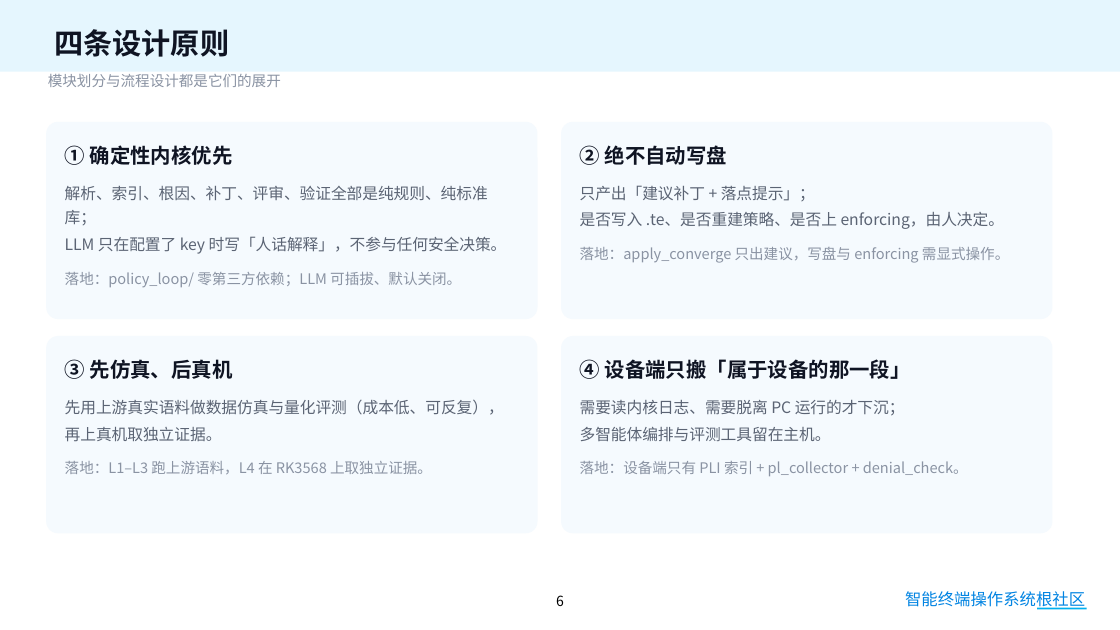
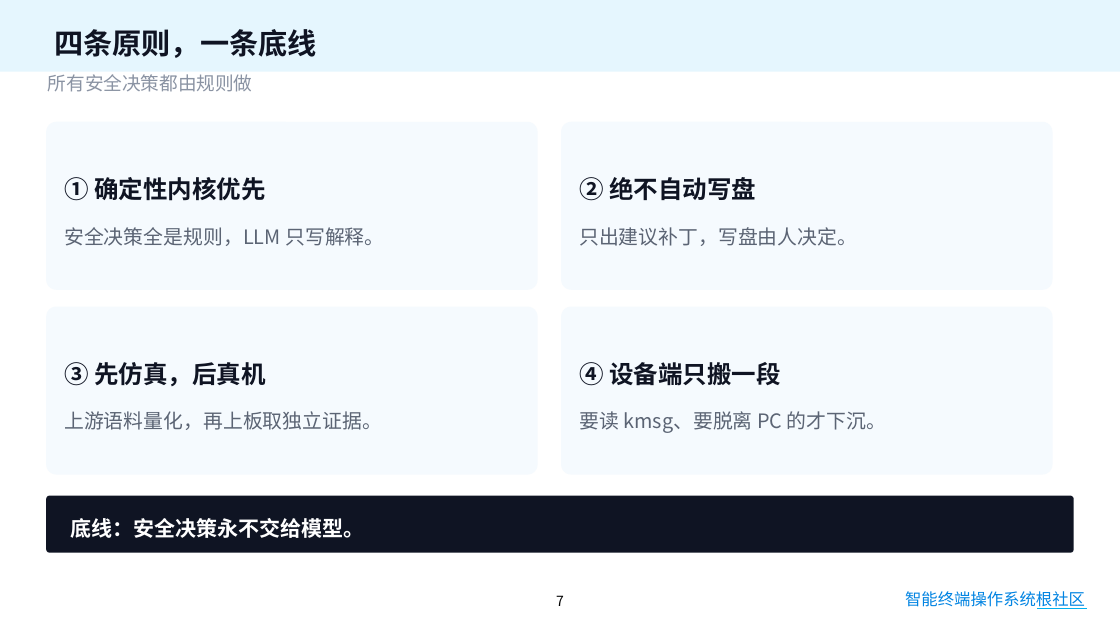
Before and after one commit to asymecat/policy_loop, a slide deck: slide 7 of docs/policy_loop-答辩.pptx (slide 6 before the commit). Drawn at 1120x630 pixels with LibreOffice and Linux fonts; fonts in the diff are those of the drawing; background and template pictures are left out. Boxes give left, top, right and bottom in pixels: in the first picture for what was removed or moved away, otherwise in the second. Text is boxed around its words. In the diff, an @@ line names an element or a change of style, - is before the commit and + after.

```diff
--- a/docs/policy_loop-答辩.pptx
+++ b/docs/policy_loop-答辩.pptx
@@ text at bbox=[54, 29, 316, 58]: text changed @@
-四条设计原则
+四条原则，一条底线
@@ text at bbox=[48, 74, 253, 92]: text changed; size 12.5 to 16 pt @@
-模块划分与流程设计都是它们的展开
+所有安全决策都由规则做
@@ vertical alignment top to middle in 4 elements at bbox=[561, 122, 1053, 290], bbox=[46, 307, 538, 475], bbox=[561, 307, 1053, 475], bbox=[46, 122, 538, 290] @@
@@ rounded rectangle "① 确定性内核优先": place and size @@
-rounded rectangle "① 确定性内核优先" at bbox=[46, 122, 538, 319]
+rounded rectangle "① 确定性内核优先" at bbox=[46, 122, 538, 290]
@@ rounded rectangle "② 绝不自动写盘": place and size @@
-rounded rectangle "② 绝不自动写盘" at bbox=[561, 122, 1053, 319]
+rounded rectangle "② 绝不自动写盘" at bbox=[561, 122, 1053, 290]
@@ text in rounded rectangle at bbox=[64, 177, 266, 201]: size 17.5 to 21 pt in "① 确定性内核优先"; more space between paragraphs @@
@@ text in rounded rectangle at bbox=[579, 177, 756, 201]: size 17.5 to 21 pt in "② 绝不自动写盘"; more space between paragraphs @@
@@ text in rounded rectangle at bbox=[64, 227, 384, 246]: text changed; size 13.5 to 17 pt @@
-解析、索引、根因、补丁、评审、验证全部是纯规则、纯标准库；
-LLM 只在配置了 key 时写「人话解释」，不参与任何安全决策。
-落地：policy_loop/ 零第三方依赖；LLM 可插拔、默认关闭。
+安全决策全是规则，LLM 只写解释。
@@ text in rounded rectangle at bbox=[579, 227, 857, 246]: text changed; size 13.5 to 17 pt @@
-只产出「建议补丁 + 落点提示」；
-是否写入 .te、是否重建策略、是否上 enforcing，由人决定。
-落地：apply_converge 只出建议，写盘与 enforcing 需显式操作。
+只出建议补丁，写盘由人决定。
@@ rounded rectangle "③ 先仿真，后真机": place and size @@
-rounded rectangle "③ 先仿真，后真机" at bbox=[46, 336, 538, 534]
+rounded rectangle "③ 先仿真，后真机" at bbox=[46, 307, 538, 475]
@@ rounded rectangle "④ 设备端只搬一段": place and size @@
-rounded rectangle "④ 设备端只搬一段" at bbox=[561, 336, 1053, 534]
+rounded rectangle "④ 设备端只搬一段" at bbox=[561, 307, 1053, 475]
@@ text in rounded rectangle at bbox=[64, 362, 382, 430]: text changed; size 13.5 to 17 pt @@
-③ 先仿真、后真机
-先用上游真实语料做数据仿真与量化评测（成本低、可反复），
-再上真机取独立证据。
-落地：L1–L3 跑上游语料，L4 在 RK3568 上取独立证据。
+③ 先仿真，后真机
+上游语料量化，再上板取独立证据。
@@ text in rounded rectangle at bbox=[579, 362, 886, 433]: text changed; size 12.5 to 17 pt; text colour #8A93A3 to #5B6474 @@
-④ 设备端只搬「属于设备的那一段」
-需要读内核日志、需要脱离 PC 运行的才下沉；
-多智能体编排与评测工具留在主机。
-落地：设备端只有 PLI 索引 + pl_collector + denial_check。
+④ 设备端只搬一段
+要读 kmsg、要脱离 PC 的才下沉。
@@ rounded rectangle added at bbox=[46, 496, 1074, 553], fill #0F1423, 18 pt, text #FFFFFF, bold @@
+底线：安全决策永不交给模型。
@@ page number at bbox=[556, 595, 564, 606]: text changed @@
-6
+7
@@ text "智能终端操作系统根社区" at bbox=[905, 591, 1085, 609]: text colour #0284E2 to gradient #0284E2 to #00B050 @@
```
Also in this commit, not shown: 20 other slides changed, 1 slide added, 1 other file.
